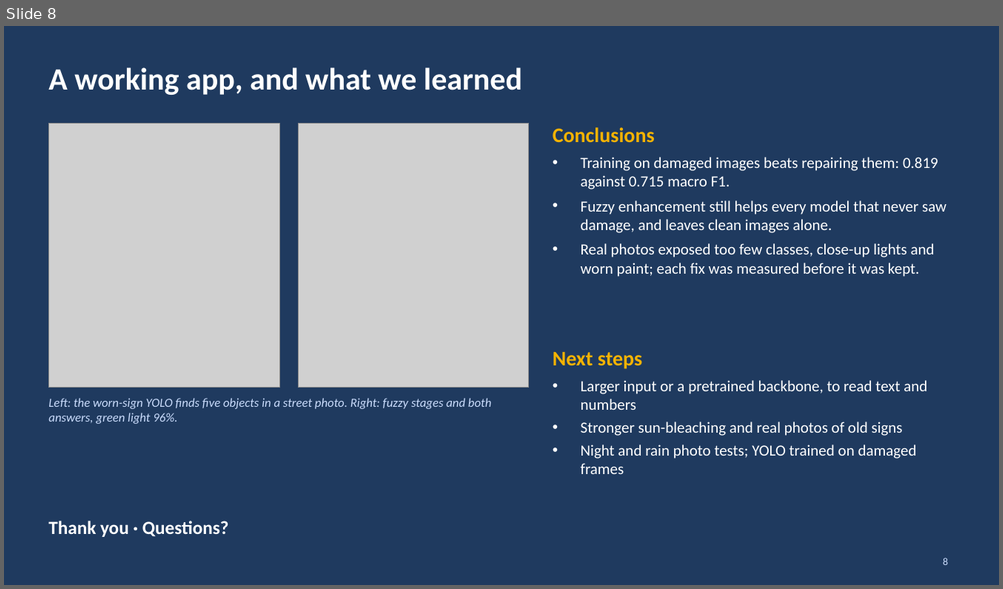
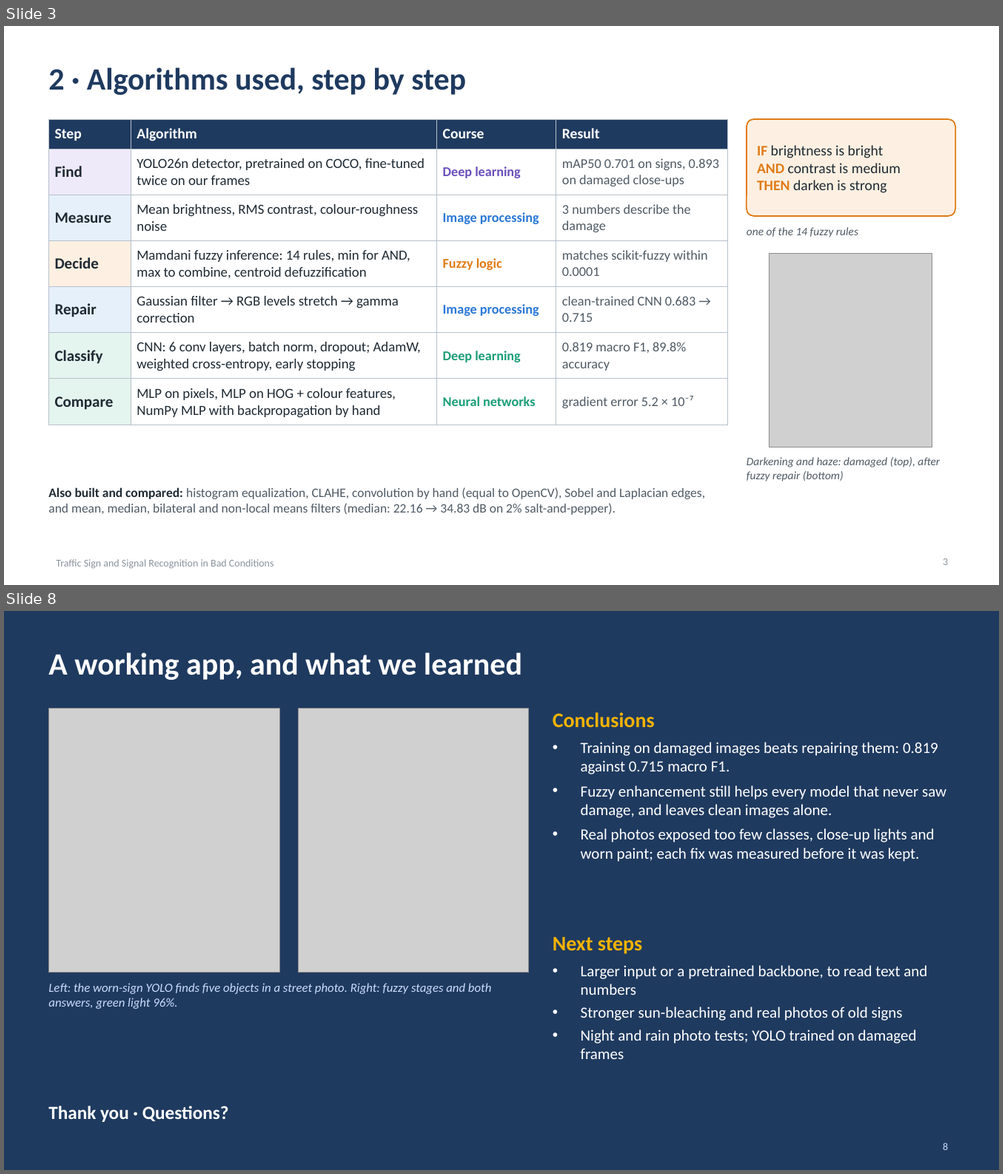
Before and after one commit to shreshav2404-code/Traffic-Sign-and-Signal-Recognition-in-Bad-Conditions, a slide deck: documents/report/Traffic_Sign_Recognition_Presentation.pptx. Shown one above the other, each under a label of ours: slide 8 before the commit, slides 3 and 8 after it; the slides between them are not shown. The pictures are 1003x589 and 1003x1174 pixels, drawn with LibreOffice and Linux fonts; fonts in the diff are those of the drawing; grey boxes stand for pictures. Boxes give left, top, right and bottom in pixels: in the first picture for what was removed or moved away, otherwise in the second. Text is boxed around its words. In the diff, an @@ line names an element or a change of style, - is before the commit and + after.

```diff
--- a/documents/report/Traffic_Sign_Recognition_Presentation.pptx
+++ b/documents/report/Traffic_Sign_Recognition_Presentation.pptx
@@ slide 3 added at box(4, 26, 999, 585), background #FFFFFF @@
@@ title added at box(48, 67, 466, 95), 30 pt, text #1F3A5F, bold @@
+2 · Algorithms used, step by step
@@ table added at box(48, 119, 728, 421), 7 rows, 4 columns @@
+Step | Algorithm | Course | Result
+Find | YOLO26n detector, pretrained on COCO, fine-tuned twice on our frames | Deep learning | mAP50 0.701 on signs, 0.893 on damaged close-ups
+Measure | Mean brightness, RMS contrast, colour-roughness noise | Image processing | 3 numbers describe the damage
+Decide | Mamdani fuzzy inference: 14 rules, min for AND, max to combine, centroid defuzzification | Fuzzy logic | matches scikit-fuzzy within 0.0001
+Repair | Gaussian filter → RGB levels stretch → gamma correction | Image processing | clean-trained CNN 0.683 → 0.715
+Classify | CNN: 6 conv layers, batch norm, dropout; AdamW, weighted cross-entropy, early stopping | Deep learning | 0.819 macro F1, 89.8% accuracy
+Compare | MLP on pixels, MLP on HOG + colour features, NumPy MLP with backpropagation by hand | Neural networks | gradient error 5.2 × 10⁻⁷
@@ rounded rectangle added at box(746, 119, 956, 216), fill #FDF0E2, outline #E07B16 1.25 pt, 14 pt, text #1F2A33 @@
+IF brightness is bright
+AND contrast is medium
+THEN darken is strong
@@ text added at box(746, 227, 858, 238), 11 pt, text #4F5A64, italic @@
+one of the 14 fuzzy rules
@@ picture added at box(768, 254, 931, 448) @@
@@ text added at box(746, 457, 939, 482), 11 pt, text #4F5A64, italic @@
+Darkening and haze: damaged (top), after fuzzy repair (bottom)
@@ text added at box(48, 488, 705, 515), 12.5 pt, text #4F5A64 @@
+Also built and compared: histogram equalization, CLAHE, convolution by hand (equal to OpenCV), Sobel and Laplacian edges, and mean, median, bilateral and non-local means filters (median: 22.16 → 34.83 dB on 2% salt-and-pepper).
@@ text added at box(56, 560, 274, 569), 10 pt, text #8A949D @@
+Traffic Sign and Signal Recognition in Bad Conditions
@@ page number added at box(942, 559, 948, 565), 10 pt, text #8A949D @@
+3
```
Also in this commit, not shown: 6 slides changed, 1 slide removed, 5 other files.
